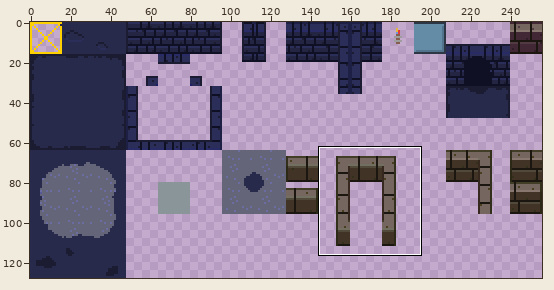
Two states of a sprite sheet, assets/gfx/tileset.png. The picture above shows the old version from afar; the outline marks the close-up.
Close-up. Old version:
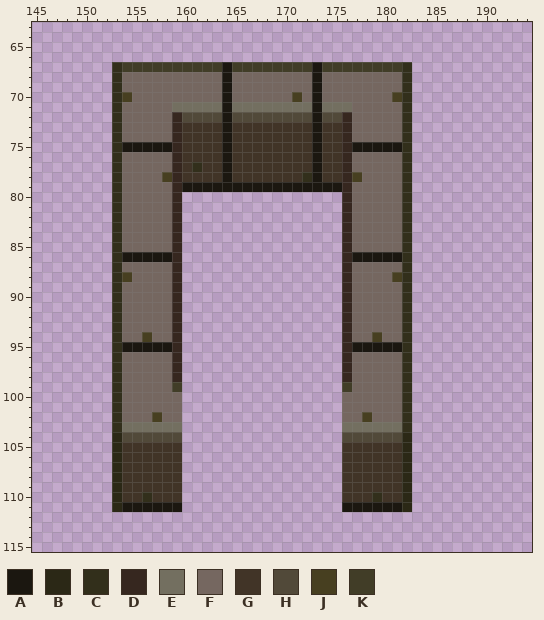
The file is 256x128 pixels. Pixels under 10% opacity are left out. Colours within 5 levels of each other are drawn and written as one. Shown: x 145..194, y 63..115. The commit also changed other parts of the picture, which this record leaves out.
Palette (. is transparent): A #1b1710  B #2b2816  C #322f1b  D #36271f  E #736f60  F #756760  G #413427  H #514939  J #473f20  K #413d27
Pixels before (only the part around the change), first column x 145:
 63 ...............................................
 64 ...............................................
 65 ...............................................
 66 ...............................................
 67 ........CKKKKKKKKKKAKKKKKKKKAKKKKKKKKC.........
 68 ........CFFFFFFFFFFAFFFFFFFFAFFFFFFFFC.........
 69 ........CFFFFFFFFFFAFFFFFFFFAFFFFFFFFC.........
 70 ........CJFFFFFFFFFAFFFFFFJFAFFFFFFFJC.........
 71 ........CFFFFFEEEEEAEEEEEEEEAEEEFFFFFC.........
 72 ........CFFFFFDHHHHAHHHHHHHHAHHDFFFFFC.........
 73 ........CFFFFFDGGGGAGGGGGGGGAGGDFFFFFC.........
 74 ........CFFFFFDGGGGAGGGGGGGGAGGDFFFFFC.........
 75 ........CAAAAADGGGGAGGGGGGGGAGGDAAAAAC.........
 76 ........CFFFFFDGGGGAGGGGGGGGAGGDFFFFFC.........
 77 ........CFFFFFDGCGGAGGGGGGGGAGGDFFFFFC.........
 78 ........CFFFFJDGGGGAGGGGGGGCAGGDJFFFFC.........
 79 ........CFFFFFDAAAAAAAAAAAAAAAADFFFFFC.........
 80 ........CFFFFFD................DFFFFFC.........
 81 ........CFFFFFD................DFFFFFC.........
 82 ........CFFFFFD................DFFFFFC.........
 83 ........CFFFFFD................DFFFFFC.........
 84 ........CFFFFFD................DFFFFFC.........
 85 ........CFFFFFD................DFFFFFC.........
 86 ........CAAAAAD................DAAAAAC.........
 87 ........CFFFFFD................DFFFFFC.........
 88 ........CJFFFFD................DFFFFJC.........
 89 ........CFFFFFD................DFFFFFC.........
 90 ........CFFFFFD................DFFFFFC.........
 91 ........CFFFFFD................DFFFFFC.........
 92 ........CFFFFFD................DFFFFFC.........
 93 ........CFFFFFD................DFFFFFC.........
 94 ........CFFJFFD................DFFJFFC.........
 95 ........CAAAAAD................DAAAAAC.........
 96 ........CFFFFFD................DFFFFFC.........
 97 ........CFFFFFD................DFFFFFC.........
 98 ........CFFFFFD................DFFFFFC.........
 99 ........CFFFFFK................KFFFFFC.........
100 ........CFFFFFF................FFFFFFC.........
101 ........CFFFFFF................FFFFFFC.........
102 ........CFFFJFF................FFJFFFC.........
103 ........CEEEEEE................EEEEEEC.........
104 ........BHHHHHH................HHHHHHB.........
105 ........BGGGGGG................GGGGGGB.........
106 ........BGGGGGG................GGGGGGB.........
107 ........BGGGGGG................GGGGGGB.........
108 ........BGGGGGG................GGGGGGB.........
109 ........BGGGGGG................GGGGGGB.........
110 ........BGGCGGG................GGGCGGB.........
111 ........BAAAAAA................AAAAAAB.........
112 ...............................................
113 ...............................................
114 ...............................................
115 ...............................................
And afterwards:
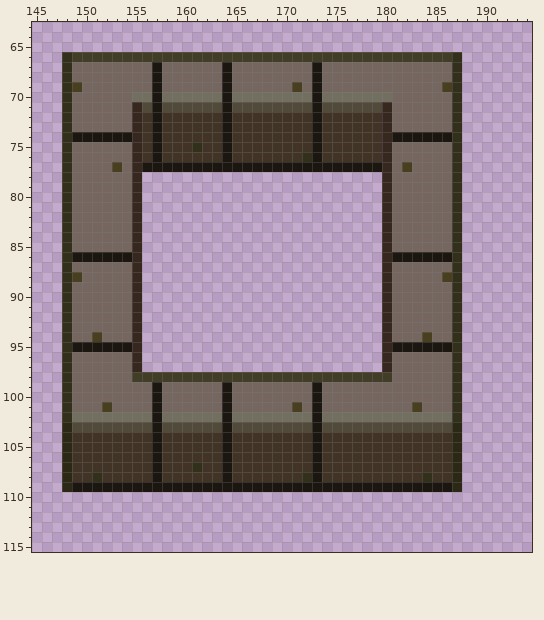
Diff:
Changed rows in their new state; - is an unchanged pixel.
first column x 148:
 66 CKKKKKKKKKKKKKKKKKKKKKKKKKKKKKKKKKKKKKKC
 67 CFFFFFFFFAFFFFFF-FFFFFFFF-FFFFFFFFFFFFFC
 68 CFFFFF---A------------------------FFFFFC
 69 CJFFFF---A-------------J----------FFFFJC
 70 CFFFFFFEEAEEEEEE-EEEEEEEE-EEEEEEEFFFFFFC
 71 CFFFFF-DHAHHHHHH-HHHHHHHH-HHHHHHD-FFFFFC
 72 CFFFFF-DGAGGGGGG-GGGGGGGG-GGGGGGD-FFFFFC
 73 CFFFFF-DGAGG----------------GGGGD-FFFFFC
 74 CAAAAAADGAGG----------------GGGGDAAAAAAC
 75 CFFFFFFDG-GG-C--------------GGGGDFFFFFFC
 76 CFFFFF-DGAGG------------C---GGGGD-FFFFFC
 77 CFFFFJ-DAAAAAAAA-AAAAAAAA-AAAAAAD-JFFFFC
 78 CFFFFF-D........................D-FFFFFC
 79 CFFFFF-D........................D-FFFFFC
 80 CFFFFF-D....----------------....D-FFFFFC
 81 CFFFFF-D....----------------....D-FFFFFC
 82 CFFFFF-D....----------------....D-FFFFFC
 83 CFFFFF-D....----------------....D-FFFFFC
 84 CFFFFF-D....----------------....D-FFFFFC
 85 CFFFFF-D....----------------....D-FFFFFC
 86 CAAAAA-D....----------------....D-AAAAAC
 87 CFFFFF-D....----------------....D-FFFFFC
 88 CJFFFFFD....----------------....DFFFFFJC
 89 CFFFFF-D....----------------....D-FFFFFC
 90 CFFFFF-D....----------------....D-FFFFFC
 91 CFFFFF-D....----------------....D-FFFFFC
 92 CFFFFF-D....----------------....D-FFFFFC
 93 CFFFFF-D....----------------....D-FFFFFC
 94 CFFJFF-D....----------------....D-FFJFFC
 95 CAAAAA-D....----------------....D-AAAAAC
 96 CFFFFF-D....----------------....D-FFFFFC
 97 CFFFFF-D....----------------....D-FFFFFC
 98 CFFFFF-KKKKKKKKKKKKKKKKKKKKKKKKKK-FFFFFC
 99 CFFFFF---A-FFFFFAFFFFFFFFAFFF-----FFFFFC
100 CFFFFF---A--FFFFAFFFFFFFFAFF------FFFFFC
101 CFFFJF---A--FFFFAFFFFFFJFAFF------FJFFFC
102 CEEEEEEEEAEEEEEEAEEEEEEEEAEEEEEEEEEEEEEC
103 BHHHHHHHHAHHHHHHAHHHHHHHHAHHHHHHHHHHHHHB
104 BGGGGGGGGAGGGGGGAGGGGGGGGAGGGGGGGGGGGGGB
105 BGGGGG---A--GGGGAGGGGGGGGAGG------GGGGGB
106 BGGGGG---A--GGGGAGGGGGGGGAGG------GGGGGB
107 BGGGGG---A--GCGGAGGGGGGGGAGG------GGGGGB
108 BGGCGG---A--GGGGAGGGGGGGCAGG------GGCGGB
109 BAAAAAAAAAAAAAAAAAAAAAAAAAAAAAAAAAAAAAAB
110 -----.......----------------.......-----
111 -----.......----------------.......-----
Where, in picture pixels (left, top, right, bottom), the same in both close-ups:
changed: (62, 52, 462, 512)
